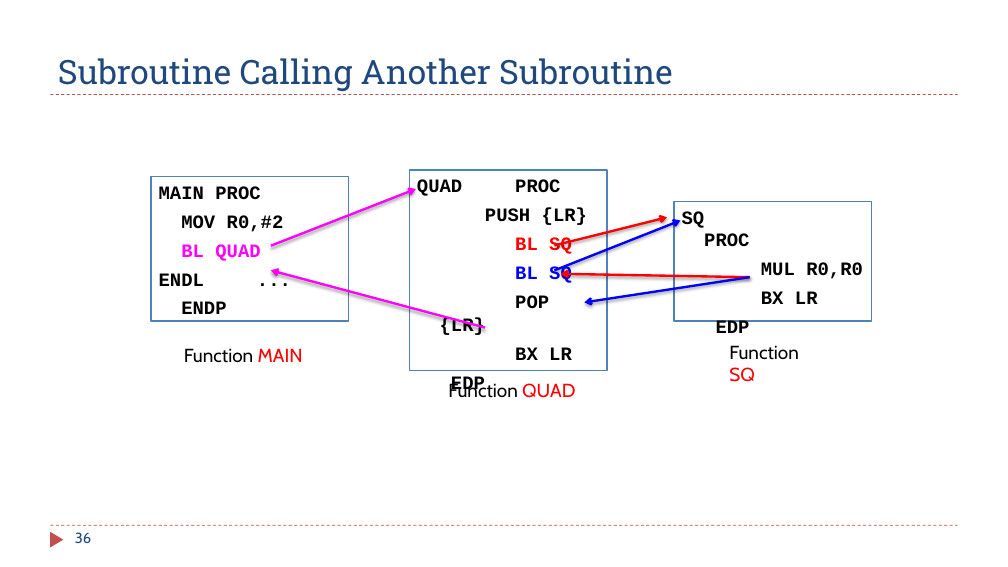
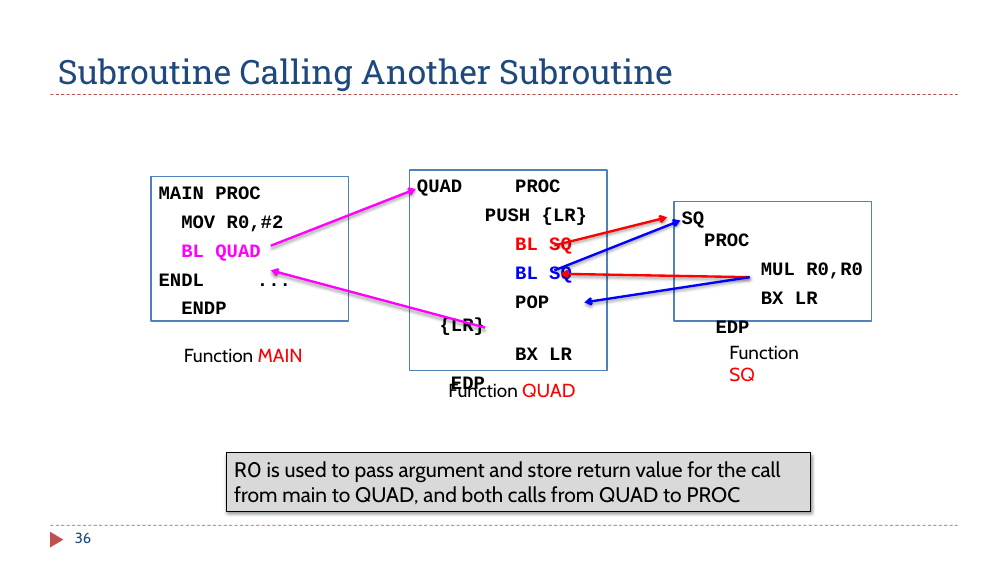
Before and after one commit to guhofstra/CSC111Sp26, a slide deck: slide 36 of PPTs/Ch8_ARM_Subroutines_2_Stack_Preserve_Environment.pptx. Drawn at 1008x567 pixels with LibreOffice and Linux fonts; fonts in the diff are those of the drawing. Boxes give left, top, right and bottom in pixels: in the first picture for what was removed or moved away, otherwise in the second. Text is boxed around its words. In the diff, an @@ line names an element or a change of style, - is before the commit and + after.

```diff
--- a/PPTs/Ch8_ARM_Subroutines_2_Stack_Preserve_Environment.pptx
+++ b/PPTs/Ch8_ARM_Subroutines_2_Stack_Preserve_Environment.pptx
@@ rectangle added at (227,453,811,511), fill #D9D9D9, outline #000000 0.75 pt, 20 pt, text #000000 @@
+R0 is used to pass argument and store return value for the call from main to QUAD, and both calls from QUAD to PROC
```
Also in this commit, not shown: 3 other slides changed, 11 other files.
